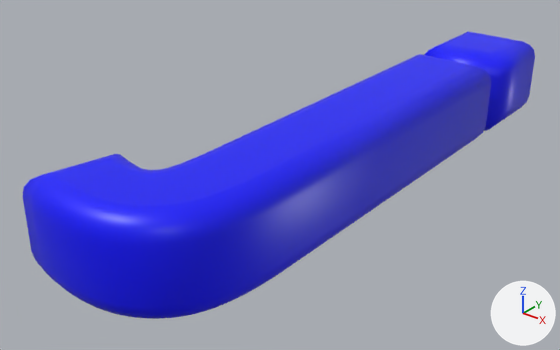
An edit to the glTF model 3dWords/fonts/glb/106.glb, drawn before and after from the same camera.
Camera for both pictures: a 50 mm lens placed at (1.049, -1.035, 0.725), pointed at (0.008, 0.267, -0.082). The lights are fixed; the arrows at lower right show +X, +Y and +Z. Vertices at the same position are counted once.

Objects in the first picture: 'texto'.
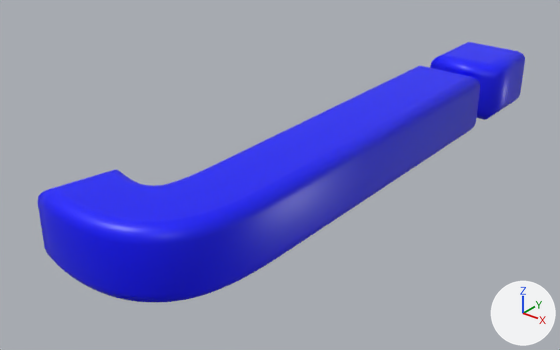
Where the change shows, as pixel boxes [x1, y1, x2, y2] in the pictures (560 x 350 px):
```json
{"object": "texto", "change": "reshaped", "before": [23, 31, 535, 319], "after": [37, 42, 525, 302], "on screen": "10% shorter"}
{"part": 1, "of": "me_texto_073", "change": "rebuilt", "before": [23, 54, 491, 319], "after": [37, 66, 480, 302], "on screen": "11% shorter"}
{"part": 2, "of": "me_texto_073", "change": "rebuilt", "before": [424, 31, 535, 131], "after": [430, 42, 525, 120], "on screen": "14% narrower, 22% shorter"}
```

The change, as JSON lines over the scene's bpy script:
```json
{"block": "me_texto_073", "where": "# used by ob_texto; location = (0.0, 0.0, 0.0)"}
{"op": "remove", "block": "me_texto_073", "code": "me_texto_073.from_pydata(...)  # 800 vertices, 1592 faces; spans x -0.127..0.275, y -0.359..1.101, z -0.11..0.11"}
{"op": "add", "block": "me_texto_073", "code": "me_texto_073.from_pydata(...)  # 800 vertices, 1592 faces; spans x -0.103..0.255, y -0.339..1.081, z -0.08..0.08"}
{"block": "me_texto_073", "change": "me_texto_073 part 1: the loose piece of 760 vertices spanning x -0.127..0.275, y -0.359..0.812, z -0.11..0.11 is rebuilt with 760 vertices and now spans x -0.103..0.255, y -0.339..0.792, z -0.08..0.08"}
{"block": "me_texto_073", "change": "me_texto_073 part 2: the loose piece of 40 vertices spanning x 0.046..0.275, y 0.851..1.101, z -0.11..0.11 is rebuilt with 40 vertices and now spans x 0.066..0.255, y 0.871..1.081, z -0.08..0.08"}
```
